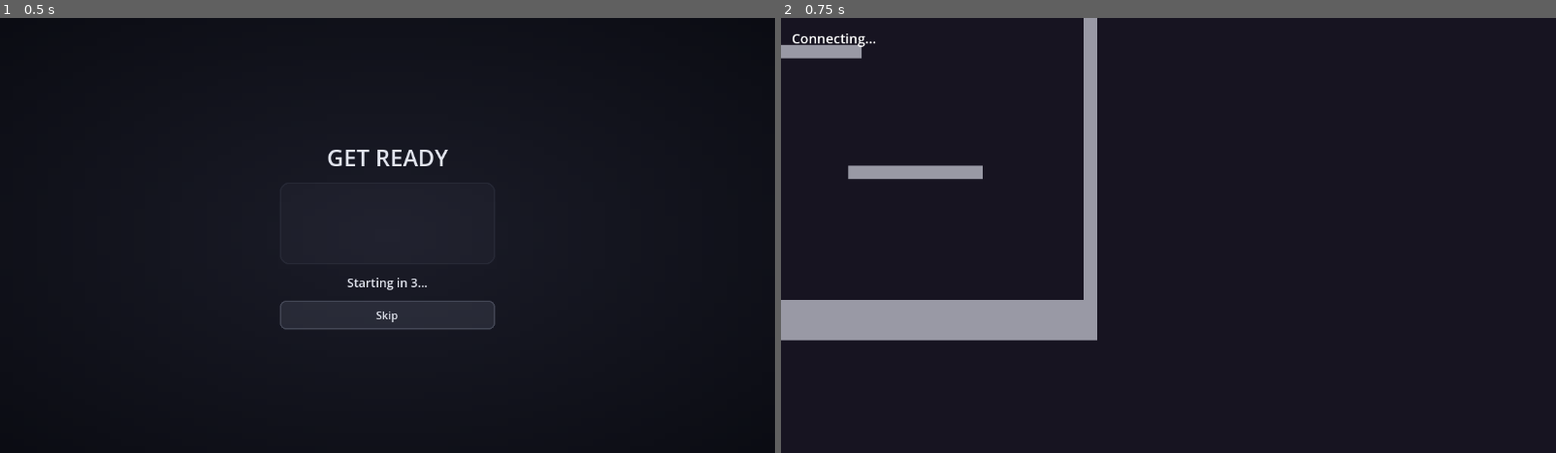
Above: before the commit, frames 1-2 (left to right).
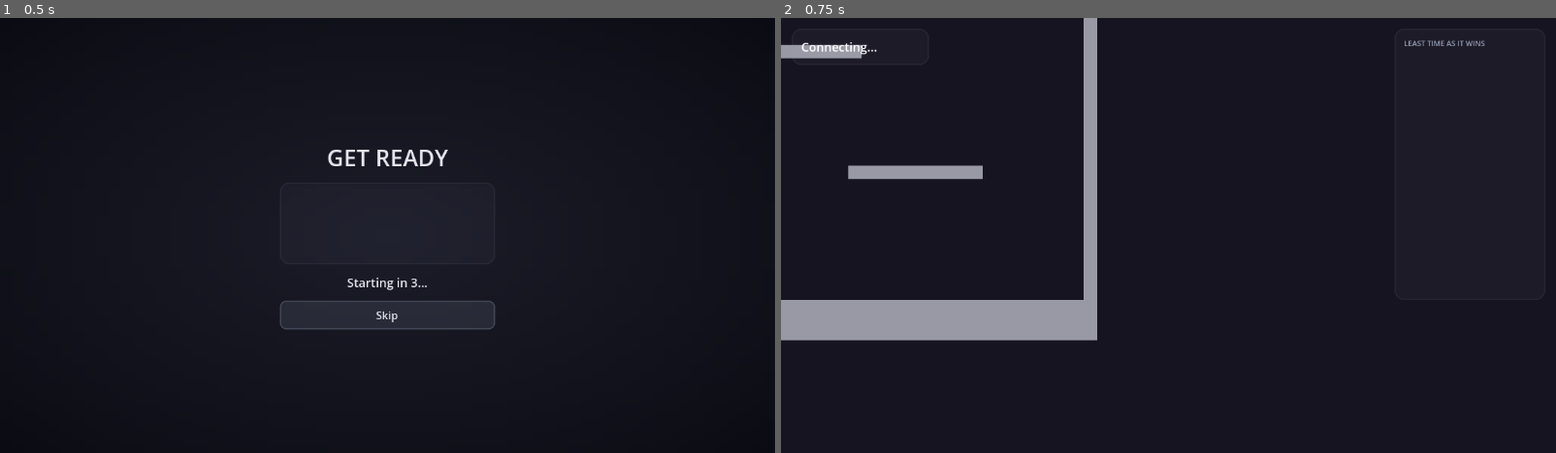
Above: after the commit, the same moments.

Repository: SumDumIdiut/tag
Game: Godot game, scene res://main/match_intro.tscn
The game is run twice, just before and just after one commit, with the same random seed, the same clock (stepped at 60 frames per second) and the same inputs. This scene is started directly instead of the project's main scene.
Inputs:
- Up to frame 1 (0.5 s): no input
- Up to frame 2 (0.75 s): click "Skip" at 0.5 s

Frame 1 is identical in both runs. In frame 2, 0.3% of the frame differs, in the area x 1-91%, y 3-9%.

Commit message:
Simplify VS reveal, replace IT status text with a pinned match timer
match_intro.gd: strip the countdown text and Ready button from the
2-sided VS reveal -- it now just plays the animation and auto-proceeds
after VS_INTRO_DURATION_SEC, same hands-off pattern the circle reveal
already uses.

net_game.gd: drop the "IT: you/someone else" HUD text in favor of a
live match-timer countdown (server_match.gd now threads round_timer
into the real per-tick client state, not just the website's separate
summary channel). Also fixes a real bug found while wiring this in:
hud and the leaderboard were direct children of this Node2D, so they
rendered through its own 2D canvas transform -- the local avatar's
active Camera2D was dragging both around the screen instead of leaving
them pinned to fixed corners (confirmed live: they visibly followed the
camera). Both now live under a CanvasLayer, isolating them from that
transform entirely.

Verified live over the real relay path: timer counts down correctly in
real time, and both panels stay fixed to their screen corners across
camera movement that previously would have dragged them along.

Diff:
--- a/game/main/match_intro.gd
+++ b/game/main/match_intro.gd
@@ -135,28 +135,8 @@
 	vs_root.add_child(team_view)
 	team_view.set_roster(_roster)
 	team_view.play_full_reveal()
-
-	var bottom_strip := CenterContainer.new()
-	bottom_strip.set_anchors_preset(Control.PRESET_BOTTOM_WIDE)
-	bottom_strip.offset_top = -130
-	bottom_strip.mouse_filter = Control.MOUSE_FILTER_IGNORE
-	vs_root.add_child(bottom_strip)
-	var bottom_box := VBoxContainer.new()
-	bottom_box.add_theme_constant_override("separation", 10)
-	bottom_strip.add_child(bottom_box)
-
-	var countdown := Label.new()
-	countdown.name = "VsCountdown"
-	countdown.horizontal_alignment = HORIZONTAL_ALIGNMENT_CENTER
-	countdown.add_theme_font_size_override("font_size", 18)
-	bottom_box.add_child(countdown)
-	countdown_label = countdown
-
-	var ready_btn := Button.new()
-	ready_btn.text = "Ready!"
-	ready_btn.custom_minimum_size = Vector2(320, 64)
-	var accent: Color = UIStyle.COLOR_RANKED if _ranked else UIStyle.COLOR_ONLINE
-	UIStyle.style_button(ready_btn, accent, 18)
-	ready_btn.pressed.connect(_proceed)
-	bottom_box.add_child(ready_btn)
-	skip_button = ready_btn
+	# No countdown text or Ready button here -- the reveal plays and
+	# _process()'s existing _time_left timer (still ticking against the
+	# original, now-invisible $VBox/CountdownLabel) auto-proceeds once
+	# VS_INTRO_DURATION_SEC elapses, same as the circle reveal already does
+	# with no manual skip.
--- a/game/main/net_game.gd
+++ b/game/main/net_game.gd
@@ -11,6 +11,12 @@
 var roster := {} # peer_id -> {username, color_id}
 var level_id := ""
 var hud: Label
+# hud/the leaderboard live here, not directly under this Node2D -- a plain
+# Control child of a Node2D still renders through that Node2D's own 2D
+# canvas transform, so without this isolation the local avatar's active
+# Camera2D would drag both around the screen along with it instead of
+# leaving them pinned to fixed screen corners.
+var _ui_layer: CanvasLayer
 var _leaderboard_box: VBoxContainer
 # 0 is never a real peer_id (server is 1, real clients unique positive,
 # bots negative synthetic ids -- see server_match.gd) or a bot id, so it's
@@ -30,15 +36,25 @@
 	arena = load(OnlineMapCatalog.scene_path_for(level_id)).instantiate()
 	add_child(arena)
 
+	_ui_layer = CanvasLayer.new()
+	add_child(_ui_layer)
+
+	var hud_panel := PanelContainer.new()
+	hud_panel.anchor_left = 0.0
+	hud_panel.anchor_right = 0.0
+	hud_panel.offset_left = 16.0
+	hud_panel.offset_right = 220.0
+	hud_panel.offset_top = 16.0
+	hud_panel.offset_bottom = 52.0
+	hud_panel.mouse_filter = Control.MOUSE_FILTER_IGNORE
+	hud_panel.add_theme_stylebox_override("panel", UIStyle.panel_box(UIStyle.COLOR_NEUTRAL))
+	_ui_layer.add_child(hud_panel)
+
 	hud = Label.new()
-	hud.offset_left = 16.0
-	hud.offset_top = 16.0
-	hud.offset_right = 400.0
-	hud.offset_bottom = 60.0
 	hud.add_theme_color_override("font_color", Color.WHITE)
-	hud.add_theme_font_size_override("font_size", 20)
+	hud.add_theme_font_size_override("font_size", 18)
 	hud.text = "Connecting..."
-	add_child(hud)
+	hud_panel.add_child(hud)
 
 	_build_leaderboard()
 
@@ -90,7 +106,7 @@
 	panel.offset_bottom = 420.0
 	panel.mouse_filter = Control.MOUSE_FILTER_IGNORE
 	panel.add_theme_stylebox_override("panel", UIStyle.panel_box(UIStyle.COLOR_NEUTRAL))
-	add_child(panel)
+	_ui_layer.add_child(panel)
 
 	var vbox := VBoxContainer.new()
 	vbox.add_theme_constant_override("separation", 6)
@@ -192,8 +208,13 @@
 	NetworkManager.submit_input(input)
 
 func _on_match_state(_tick: int, states: Dictionary) -> void:
-	if states.has(my_peer_id):
-		hud.text = "IT: %s" % ("you" if states[my_peer_id].is_it else "someone else")
+	# time_remaining is the same for every entry (it's the round's own
+	# timer, not per-player) -- read it off whichever one happens to be
+	# first rather than requiring my_peer_id specifically, so this still
+	# updates for a spectator (my_peer_id == -1, never a real key here).
+	if not states.is_empty():
+		var tr: float = float((states.values()[0] as Dictionary).get("time_remaining", 0.0))
+		hud.text = "Time left: %d:%02d" % [int(tr) / 60, int(tr) % 60]
 
 	var currently_it := 0
 	for peer_id in states.keys():
--- a/game/net/server_match.gd
+++ b/game/net/server_match.gd
@@ -363,6 +363,12 @@
 			# re-renders when it detects the "it" holder changed, not on
 			# every tick this arrives.
 			"it_time": _tag_mode.get_it_time(p),
+			# Same value in every entry (the round's own timer, not
+			# per-player) -- net_game.gd's HUD just reads it off whichever
+			# peer's entry it looks at first. Cheap to duplicate per player
+			# rather than restructuring `states`' shape to carry one shared
+			# top-level field.
+			"time_remaining": _tag_mode.round_timer,
 		}
 	for peer_id in _players.keys():
 		if _is_bot.get(peer_id, false):
